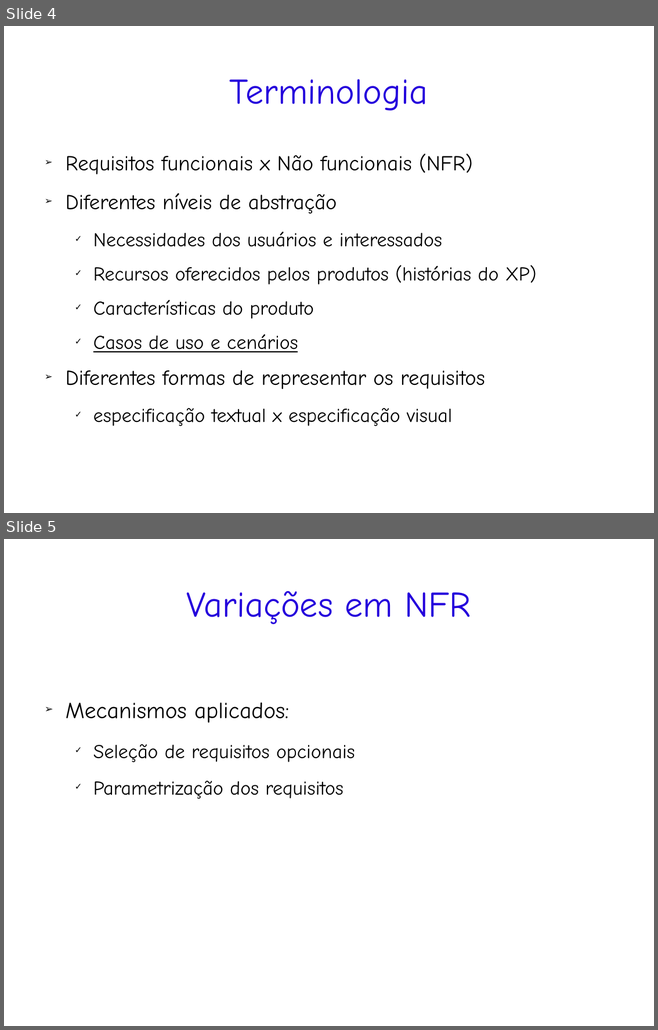
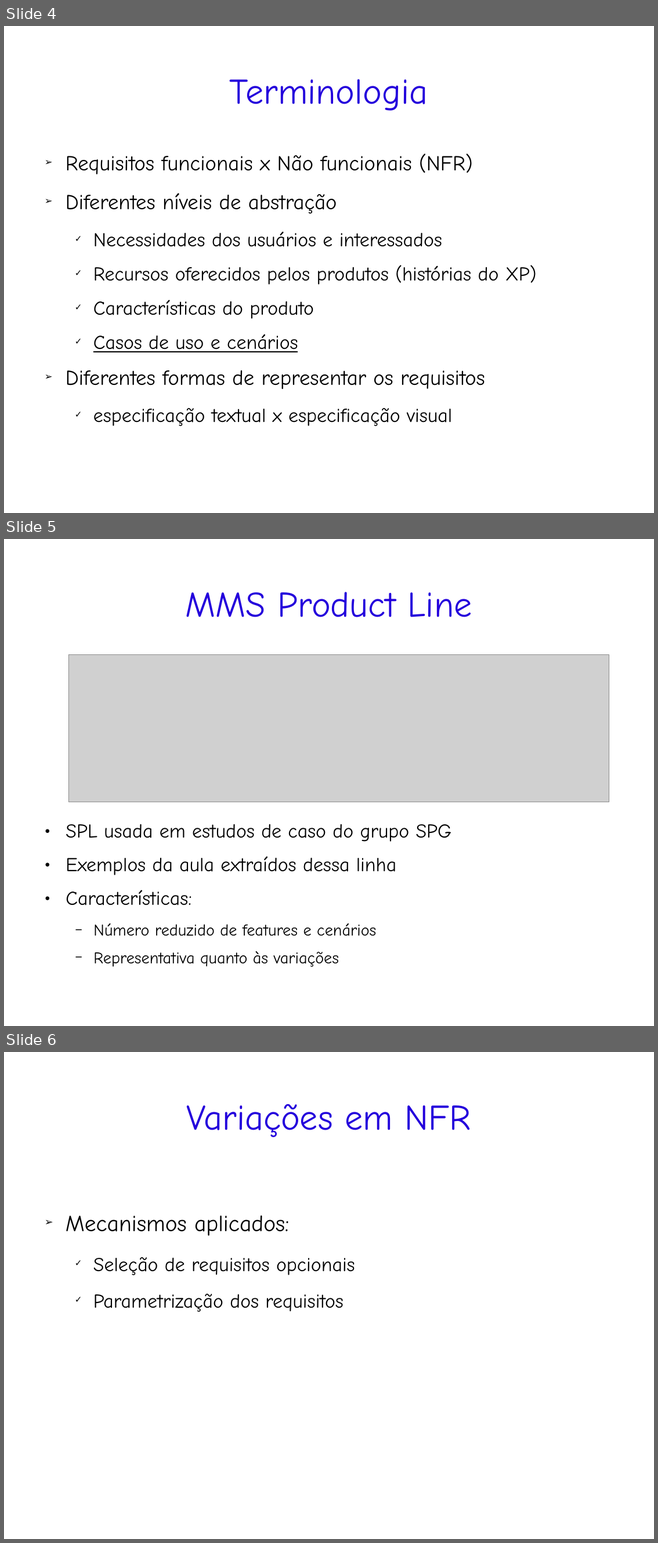
Before and after one commit to rbonifacio/variability-management-research, a slide deck: VariabilityManagement/docs/classes/variacoes-em-requisitos.ppt. Shown one above the other, each under a label of ours: slides 4 and 5 before the commit, slides 4, 5 and 6 after it. The pictures are 658x1030 and 658x1543 pixels, drawn with LibreOffice and Linux fonts; fonts in the diff are those of the drawing; grey boxes stand for pictures. Boxes give left, top, right and bottom in pixels: in the first picture for what was removed or moved away, otherwise in the second. Text is boxed around its words. In the diff, an @@ line names an element or a change of style, - is before the commit and + after.

```diff
--- a/VariabilityManagement/docs/classes/variacoes-em-requisitos.ppt
+++ b/VariabilityManagement/docs/classes/variacoes-em-requisitos.ppt
@@ slide 5 added at bbox=[4, 539, 654, 1026], background #FFFFFF @@
@@ title added at bbox=[186, 592, 472, 617], 44 pt, text #2300DC @@
+MMS Product Line
@@ picture added at bbox=[69, 655, 610, 802] @@
@@ text added at bbox=[65, 824, 452, 967], 24 pt, text #000000 @@
+● SPL usada em estudos de caso do grupo SPG
+● Exemplos da aula extraídos dessa linha
+● Características:
+  − Número reduzido de features e cenários
+  − Representativa quanto às variações
@@ what was slide 5 is now slide 6 @@
```
Also in this commit, not shown: 1 slide changed, 2 other slides added.
